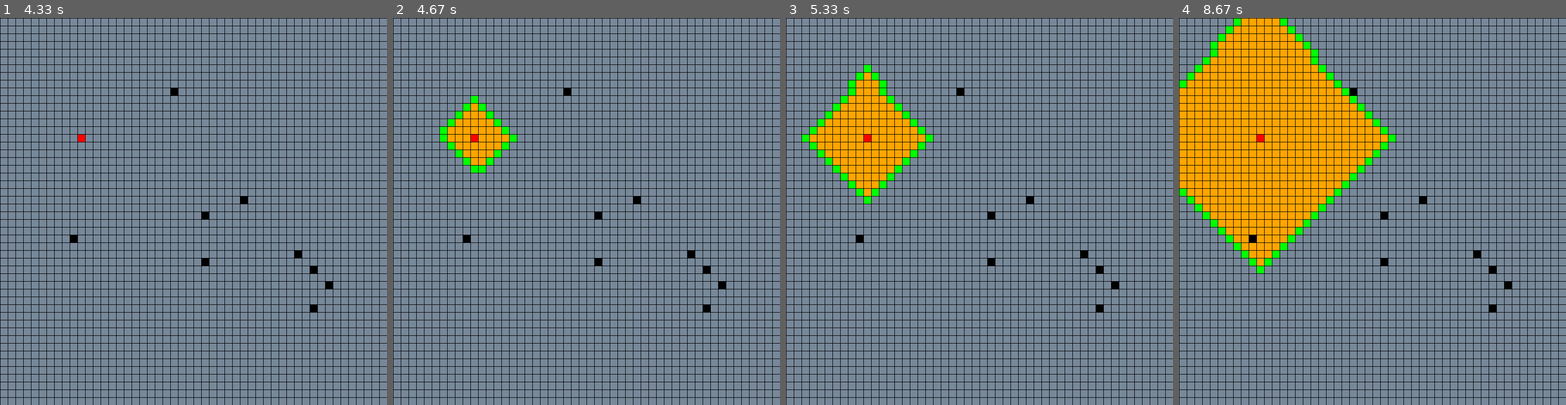
Above: before the commit, frames 1-4 (left to right).
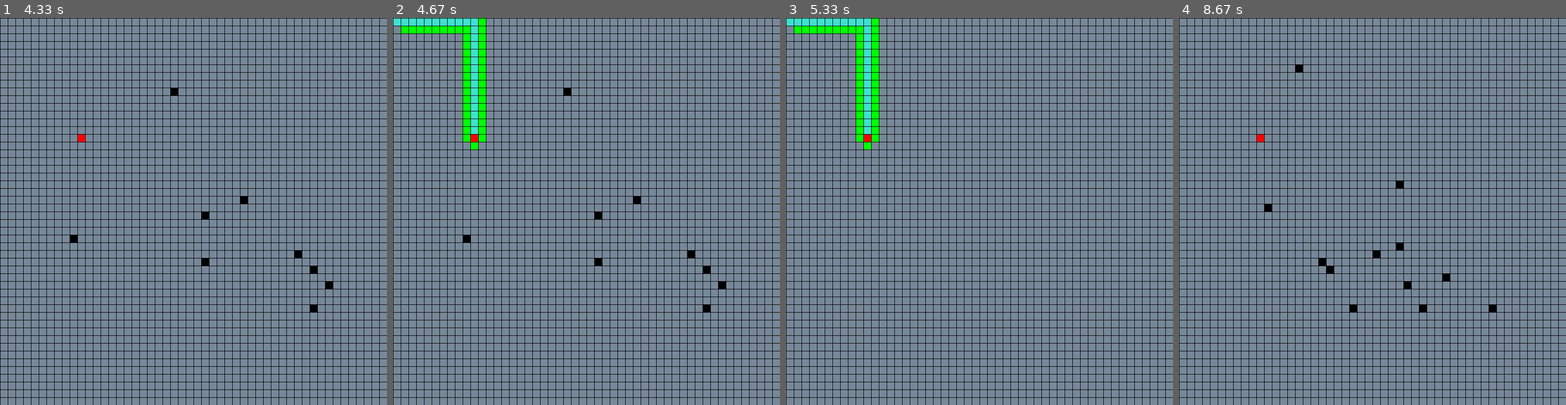
Above: after the commit, the same moments.

Repository: Igluvis/Pathfinder
Game: pygame game, started from src/run.py
Two runs of this game, one before a commit and one after it. Both use one fixed random seed, a clock stepped at 60 frames per second and the inputs below.
Inputs (mouse positions are in pixels of both pictures, inside the frame that each line leads up to):
- Up to frame 1 (4.33 s): hold R 0.33-0.8 s; tap one key every 0.33 s from 0.83 s: Q E Space Space; press the mouse at (328, 288) at 2.2 s; move the mouse to (205, 211) at 2.3 s; release the mouse at (81, 137) at 2.43 s; hold Q 2.5-2.97 s; move the mouse to (77, 79) at 2.53 s; press the mouse at (328, 288) at 3.03 s; move the mouse to (313, 269) at 3.13 s; release the mouse at (297, 254) at 3.27 s; press the mouse at (328, 288) at 3.37 s; move the mouse to (201, 261) at 3.47 s; release the mouse at (73, 234) at 3.6 s; right-click (313, 304) at 3.72 s; press the mouse at (313, 304) at 4.03 s; move the mouse to (239, 199) at 4.13 s; release the mouse at (170, 95) at 4.27 s
- Up to frame 2 (4.67 s): tap Space at 4.33 s
- Up to frame 3 (5.33 s): tap Space at 4.73, 5.03 s
- Up to frame 4 (8.67 s): tap Space at 5.57, 5.87, 6.07, 6.37 s; press the mouse at (1492, 304) at 6.6 s; move the mouse to (1411, 285) at 6.7 s; release the mouse at (1329, 265) at 6.83 s; press the mouse at (1492, 304) at 6.93 s; move the mouse to (1446, 273) at 7.03 s; release the mouse at (1395, 242) at 7.17 s; press the mouse at (1492, 304) at 7.27 s; move the mouse to (1422, 308) at 7.37 s; release the mouse at (1353, 312) at 7.5 s; press the mouse at (1492, 304) at 7.6 s; move the mouse to (1395, 184) at 7.7 s; release the mouse at (1298, 68) at 7.83 s; press the mouse at (1492, 304) at 7.93 s; move the mouse to (1407, 281) at 8.03 s; release the mouse at (1322, 257) at 8.17 s; press the mouse at (1492, 304) at 8.27 s; move the mouse to (1380, 257) at 8.37 s; release the mouse at (1264, 211) at 8.5 s; press the mouse at (1492, 304) at 8.6 s

Frame 1 is identical in both runs. In frame 2, 3.6% of the frame differs, in the area x 0-32%, y 0-40%; in frame 3, 6.8%; in frame 4, 21%, in the area x 0-86%, y 0-76%.

Commit message:
added a_star

Diff:
--- a/src/core/main.py
+++ b/src/core/main.py
@@ -4,6 +4,7 @@
 from core.pygame.misc import get_node, algo_clock
 from core.pathfinder.a_star import a_star
 from core.pathfinder.breadth_first import breadth_first
+
 
 clock = pygame.time.Clock()
 
@@ -27,6 +28,7 @@
 
     # run loop
     run = True
+    waiting = True
 
     while run:
         # update screen
@@ -38,47 +40,56 @@
             if event.type == pygame.QUIT:
                 run = False
 
-            # Mouse
-            # left mouse: set wall node
-            if pygame.mouse.get_pressed()[0]:
-                node = get_node(pygame.mouse.get_pos(), grid, width=width//cols, height=height//rows)
-                node.set_wall()
+            if waiting:
+                # Mouse
+                # left mouse: set wall node
+                if pygame.mouse.get_pressed()[0]:
+                    node = get_node(pygame.mouse.get_pos(), grid, width=width//cols, height=height//rows)
+                    node.set_wall()
 
-            # right mouse: set walk node
-            if pygame.mouse.get_pressed()[2]:
-                node = get_node(pygame.mouse.get_pos(), grid, width=width//cols, height=height//rows)
-                node.set_walkable()
+                # right mouse: set walk node
+                if pygame.mouse.get_pressed()[2]:
+                    node = get_node(pygame.mouse.get_pos(), grid, width=width//cols, height=height//rows)
+                    node.set_walkable()
 
-            # Keyboard
-            if event.type == pygame.KEYDOWN:
-                # Q: set Start node
-                if event.key == pygame.K_q:
-                    if start:
-                        start.set_walkable()
-                    node = get_node(pygame.mouse.get_pos(), grid, width=width//cols, height=height//rows)
-                    node.set_start()
-                    start = node
+                # Keyboard
+                if event.type == pygame.KEYDOWN:
+                    # Q: set Start node
+                    if event.key == pygame.K_q:
+                        if start:
+                            start.set_walkable()
+                        node = get_node(pygame.mouse.get_pos(), grid, width=width//cols, height=height//rows)
+                        node.set_start()
+                        start = node
 
-                # E: set End node
-                if event.key == pygame.K_e:
-                    if end:
-                        end.set_walkable()
-                    node = get_node(pygame.mouse.get_pos(), grid, width=width//cols, height=height//rows)
-                    node.set_end()
-                    end = node
+                    # E: set End node
+                    if event.key == pygame.K_e:
+                        if end:
+                            end.set_walkable()
+                        node = get_node(pygame.mouse.get_pos(), grid, width=width//cols, height=height//rows)
+                        node.set_end()
+                        end = node
 
-                # Space: start pathfinding visualizer
-                if event.key == pygame.K_SPACE and start and end:
-                    breadth_first(
-                        lambda: draw(win, grid, width, height, rows, cols),
-                        lambda: clock.tick(algo_clock(gear)),
-                        start=start,
-                        end=end,
-                        grid=grid
-                    )
+                    # Space: start pathfinding visualizer
+                    if event.key == pygame.K_SPACE and start and end:
+                        a_star(
+                            lambda: draw(win, grid, width, height, rows, cols),
+                            lambda: clock.tick(algo_clock(gear)),
+                            start=start,
+                            end=end,
+                            grid=grid
+                        )
+                        waiting = False
 
-                # R: Reset
-                if event.key == pygame.K_r:
+                    # R: Reset
+                    if event.key == pygame.K_r:
+                        grid.cleanup()
+
+            # not waiting
+            else:
+                if event.type == pygame.KEYDOWN and event.key == pygame.K_SPACE:
                     grid.cleanup()
+                    waiting = True
+
 
     pygame.quit()
--- a/src/core/pathfinder/a_star.py
+++ b/src/core/pathfinder/a_star.py
@@ -1,11 +1,72 @@
+import pygame, sys
+from core.utils.backtracking import backtrace
 import heapq
+from .heuristic import manhattan, octile
 
 
-def a_star(draw, start, end, grid):
+def a_star(draw, clock, start, end, grid):
     '''
+    starting at start node, frontier is expanding outward,
+    whilst marking visited nodes
         draw: updates screen with pygame
+        clock: upper boundary for fps, regulates speed
         start: start node
         end: end node
         grid: grid
     '''
     draw()
+
+    # set start.g and start.f
+    start.g = 0
+    start.f = 0
+
+    # put start in frontier list
+    frontier = [start]
+
+    while len(frontier) > 0:
+        # pygame quit
+        for event in pygame.event.get():
+            if event.type == pygame.QUIT:
+                pygame.quit()
+                sys.exit()
+
+        # aquire new current node from frontier list
+        current = heapq.nsmallest(1, frontier)[0]
+        frontier.remove(current)
+
+        # found path
+        if current == end:
+            backtrace(draw, current, start, end)
+            return True
+
+        # neighbors
+        neighbors = grid.neighbors(current)
+
+        # add each neighbor from current who is not in visited to frontier
+        for neighbor in neighbors:
+            # temp  g cost
+            temp_g = current.g + 1
+
+            # if neighbor not already visited or better path found
+            if not neighbor.g or temp_g < neighbor.g:
+                # g : distance from start to neighbor
+                neighbor.g = temp_g
+                # h : estimated distance from neighbor to end
+                neighbor.h = manhattan(neighbor, end)
+                # f : estimated distance from start to end
+                neighbor.f = neighbor.g + neighbor.h
+
+                # trace parent for backtracking
+                neighbor.parent = current
+
+                if neighbor not in frontier:
+                    heapq.heappush(frontier, neighbor)
+                    if not neighbor.get_end() and not neighbor.get_start():
+                        neighbor.set_open()
+
+        draw()
+        clock()
+
+        # close current node
+        if current != start:
+            current.set_closed()
--- a/src/core/pathfinder/breadth_first.py
+++ b/src/core/pathfinder/breadth_first.py
@@ -13,7 +13,6 @@
         grid: grid
     '''
     draw()
-    fps = 240
 
     # put start in frontier list
     frontier = [start]
--- /dev/null
+++ b/src/core/pathfinder/heuristic.py
@@ -0,0 +1,14 @@
+import math
+
+
+def octile(node_a, node_b):
+    f = math.sqrt(2) - 1
+    dx = abs(node_a.x - node_b.x)
+    dy = abs(node_a.y - node_b.y)
+    if dx < dy:
+        return f * dx + dy
+    else:
+        return f * dy + dx
+
+def manhattan(node_a, node_b):
+    return abs(node_a.x - node_b.x) + abs(node_a.y - node_b.y)
--- a/src/core/pygame/visualize.py
+++ b/src/core/pygame/visualize.py
@@ -12,6 +12,7 @@
 BLUE = (0, 0, 255)          # PATH
 YELLOW = (255, 255, 0)      # ?
 GREY = (119, 136, 153)      # walkable
+BROWN = (153, 136, 119)     # ?
 
 color_dic = {
     'walkable': GREY,
--- a/src/core/utils/grid.py
+++ b/src/core/utils/grid.py
@@ -31,7 +31,7 @@
 
     def node(self, x, y):
         '''
-        get node at pos (x,y)
+        get Node at pos (x,y)
             x: x coord
             y: y coord
         '''
@@ -48,7 +48,7 @@
     def walkable(self, x, y):
         '''
         helper function
-        returns if node at (x,y) is walkable == 1 and has to exist
+        checks if Node is inside Grid, walkable
             x: x coord
             y: y coord
         '''
@@ -86,6 +86,9 @@
         return neighbors
 
     def cleanup(self):
+        '''
+        resets node.parent and node.status to default in grid
+        '''
         for columns in self.nodes:
             for node in columns:
                 node.cleanup()
--- a/src/core/utils/node.py
+++ b/src/core/utils/node.py
@@ -1,4 +1,4 @@
-class Node():
+class Node(object):
     '''
     Node with own x and y coordinates on a grid
     '''
@@ -16,12 +16,14 @@
         open
         '''
         self.status = status
+        self.g = 0
 
     def __lt__(self, other):
         '''
         in A* compare f value against infinity if not already calculated
+        h as tiebreaker
         '''
-        return False
+        return self.f < other.f if self.f != other.f else self.h < other.h
 
 
     # get status methods
@@ -72,3 +74,8 @@
         # make walkable
         if not self.get_start() and not self.get_end():
             self.set_walkable()
+
+        # cost cleanup
+        self.h = 0
+        self.g = 0
+        self.f = 0
